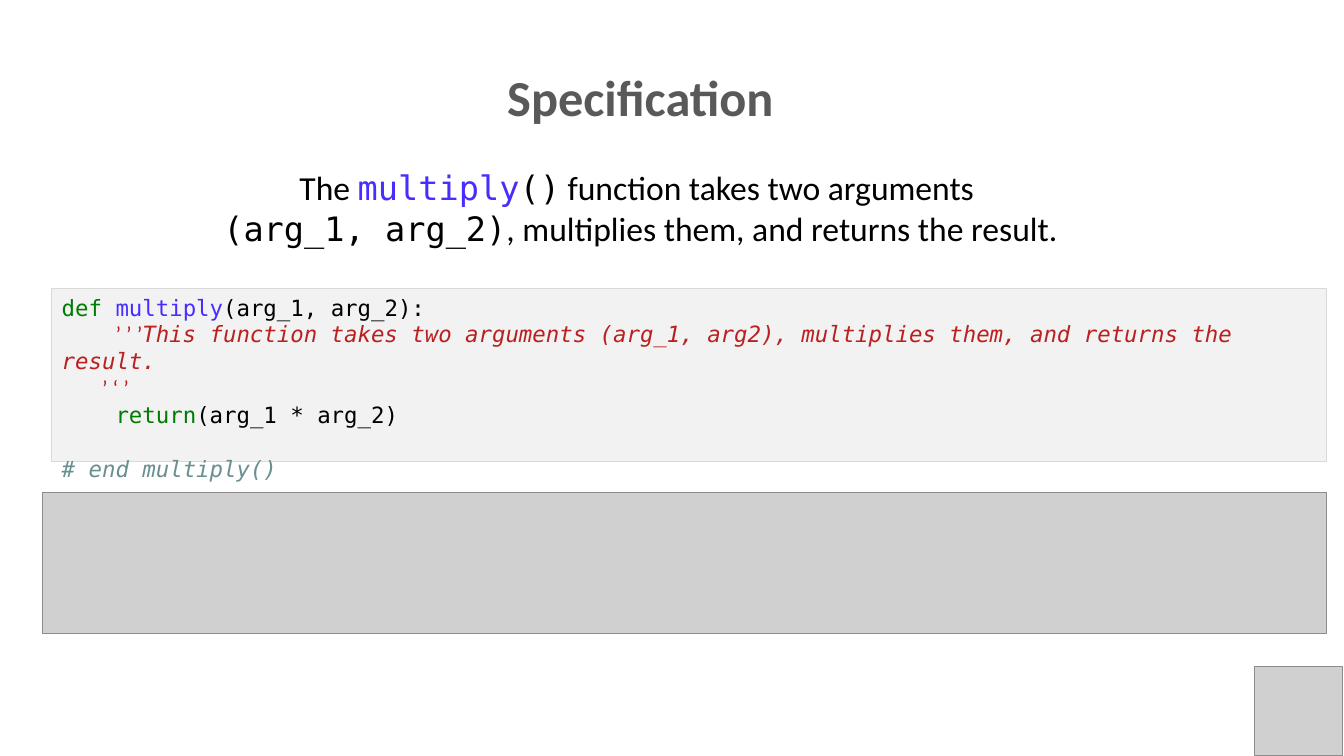
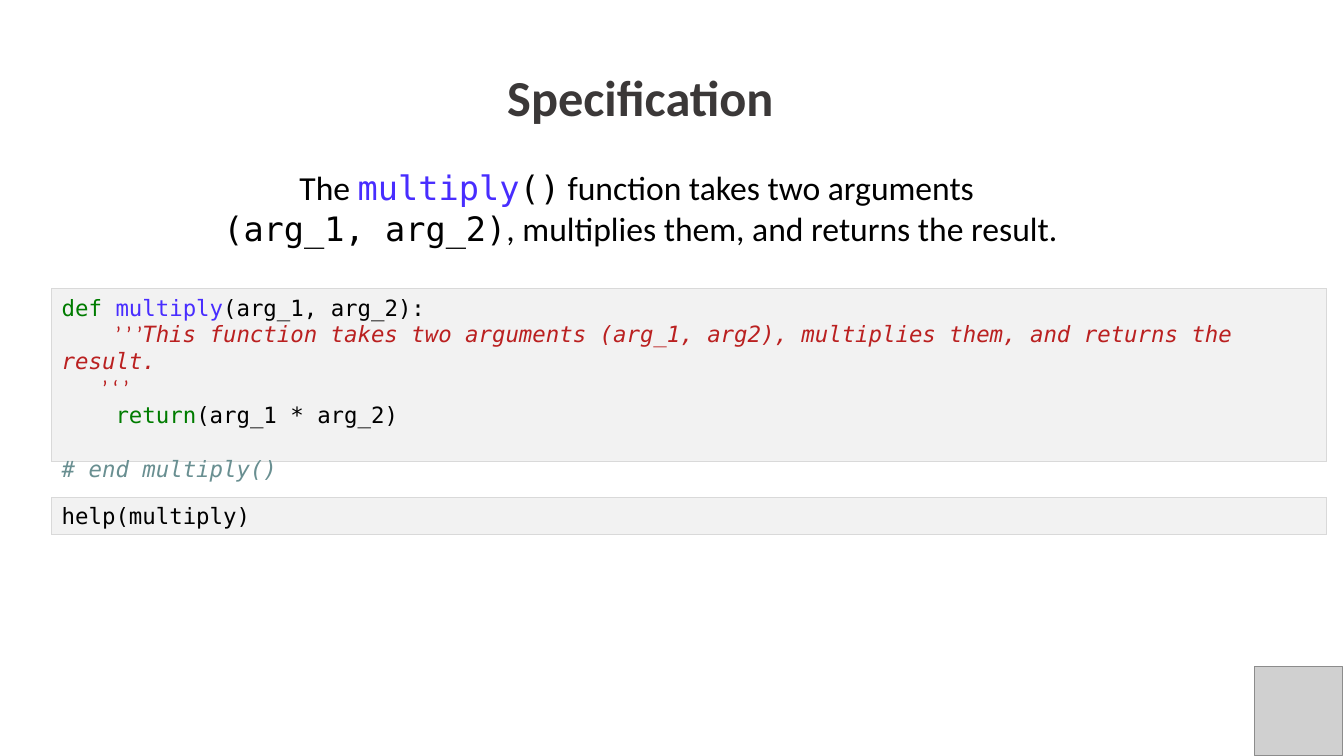
Before and after one commit to PracticumAI/python, a slide deck: slide 13 of presentations/03_functions.pptx. Drawn at 1344x756 pixels with LibreOffice and Linux fonts; fonts in the diff are those of the drawing; grey boxes stand for pictures; background and template pictures are left out. Boxes give left, top, right and bottom in pixels: in the first picture for what was removed or moved away, otherwise in the second. Text is boxed around its words. In the diff, an @@ line names an element or a change of style, - is before the commit and + after.

Commit message:
Updated functions .pptx to new color palette.

```diff
--- a/presentations/03_functions.pptx
+++ b/presentations/03_functions.pptx
@@ text at box(507, 80, 773, 124): text colour #595959 to #3B3838 in "Specification" @@
@@ picture removed at box(43, 493, 1327, 634) @@
@@ text in rectangle at box(62, 507, 250, 529): text added @@
+help(multiply)
```
Also in this commit, not shown: 16 other slides changed.
